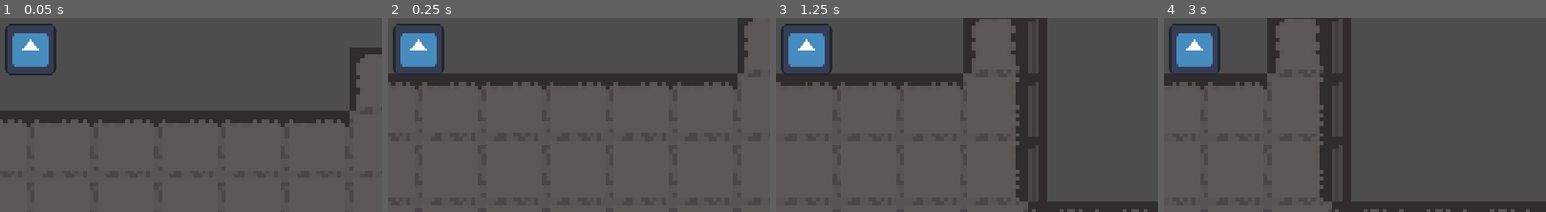
Above: before the commit, frames 1-4 (left to right).
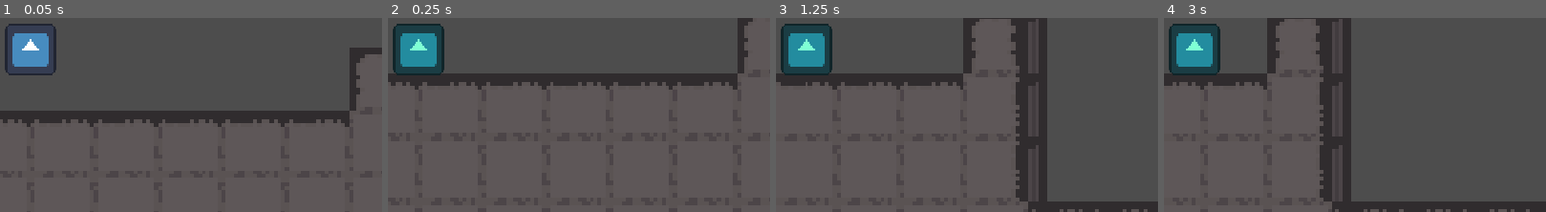
Above: after the commit, the same moments.

Repository: xumoxin2006/brendan-logan-Emily-Xu_Final-Project
Game: Godot game, scene res://assets/scenes/main.tscn
Same seed, same stepped clock (60 frames per second), same inputs: the game is played once before the commit and once after it. The engine's default icon, where the game draws it, is replaced by a stand-in: a white triangle on a blue panel in a dark square.
Inputs:
- Up to frame 1 (0.05 s): no input
- Up to frame 2 (0.25 s): no input
- Up to frame 3 (1.25 s): tap Enter at 0.5 s; hold D (Right) from 0.53 s (still down); tap Space (Jump) at 0.6, 0.77, 1.07 s
- Up to frame 4 (3 s): tap E (Dash) at 1.35, 2.85 s; tap Space (Jump) at 1.52, 1.55, 1.82, 2.1 s; release D (Right) at 2.03 s; hold A (Left) 2.03-2.78 s; hold D (Right) from 2.78 s (still down)
The pictures show only the part of the screen within x 46-96%, y 36-86%; the shares and areas given below are measured in that part.

Frame 1 is identical in both runs. In frame 2, 2.9% of the frame differs, in the area x 2-14%, y 3-29%; in frame 3, 2.9%; in frame 4, 2.9%.

Commit message:
+ add double jump and coyote time

Diff:
--- a/assets/scenes/player.tscn
+++ b/assets/scenes/player.tscn
@@ -20,9 +20,17 @@
 zoom = Vector2(6, 6)
 
 [node name="DashCooldown" type="Timer" parent="." unique_id=410096942]
+wait_time = 0.8
+one_shot = true
 
 [node name="DashLength" type="Timer" parent="." unique_id=1056162834]
 wait_time = 0.15
+one_shot = true
+
+[node name="CoyoteTime" type="Timer" parent="." unique_id=890960968]
+wait_time = 0.1
+one_shot = true
 
 [connection signal="timeout" from="DashCooldown" to="." method="_on_dash_cooldown_timeout"]
 [connection signal="timeout" from="DashLength" to="." method="_on_dash_length_timeout"]
+[connection signal="timeout" from="CoyoteTime" to="." method="_on_coyote_time_timeout"]
--- a/assets/scripts/player.gd
+++ b/assets/scripts/player.gd
@@ -3,26 +3,44 @@
 
 @export var speed: float = 70;
 @export var jump_speed: float = -200;
-@export var dash_speed: float = 100;
+@export var max_jumps: int = 1;
+@export var dash_speed: float = 110;
 @export var dash_lift: float = 50;
 @export var acceleration: float = 0.12;
 @export var deceleration: float = 0.3;
 
+@onready var coyote_time = $CoyoteTime;
 @onready var dash_cooldown = $DashCooldown;
 @onready var dash_length = $DashLength;
 
+var coyote_time_active: bool = false;
 var can_dash: bool = true;
 var dashing: bool = false;
 var climbing: bool = false;
 
+var jumps: int = 0;
 var cur_decel: float = deceleration;
 
 func platformer_movement(dt: float) -> void:
 	if not is_on_floor():
+		if (jumps == 0):
+			jumps = max_jumps;
+
+		if (coyote_time.is_stopped() and coyote_time_active):
+			coyote_time.start();
+
 		velocity += get_gravity() * dt;
+	else:
+		coyote_time_active = true;
+		coyote_time.stop();
+		jumps = 0;
 
-	if Input.is_action_just_pressed("Jump") and is_on_floor():
+	# can jump if 1. grounded 2. coyote time active or 3. coyote time is no longer acitve but you have more jumps to you
+	if (Input.is_action_just_pressed("Jump") and (is_on_floor() or coyote_time_active or (not coyote_time_active and jumps < max_jumps))):
 		velocity.y = jump_speed;
+		coyote_time_active = false;
+		coyote_time.stop();
+		jumps+=1;
 
 	if (not dashing and Input.is_action_pressed("Right")):
 		velocity.x = lerp(velocity.x, speed, acceleration);
@@ -53,6 +71,9 @@
 		cur_decel = deceleration;
 
 func climb_movement() -> void:
+	# allows player to jump off ladder
+	coyote_time_active = true;
+
 	if Input.is_action_pressed("Right"):
 		velocity.x = lerp(velocity.x, speed, acceleration);
 	elif Input.is_action_pressed("Left"):
@@ -73,10 +94,20 @@
 	else:
 		platformer_movement(delta);
 
+	debug_show_coyote_time();
 	move_and_slide();
+
+func _on_coyote_time_timeout() -> void:
+	coyote_time_active = false;
 
 func _on_dash_cooldown_timeout() -> void:
 	can_dash = true;
 
 func _on_dash_length_timeout() -> void:
 	dashing = false;
+
+func debug_show_coyote_time():
+	if (coyote_time_active):
+		self.modulate = Color.AQUAMARINE;
+	else:
+		self.modulate = Color.WHITE;
